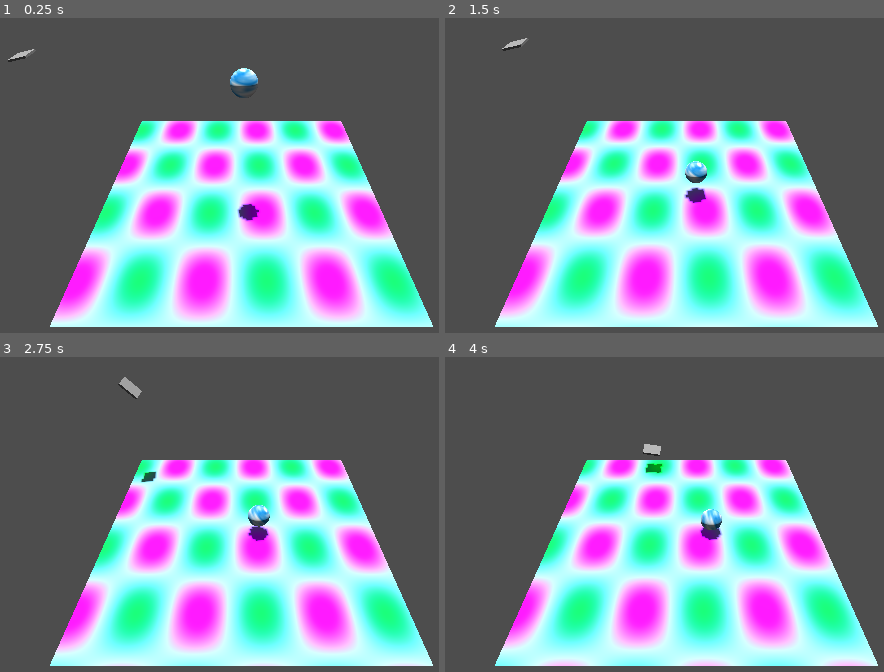
Above: before the commit, frames 1-4 (two rows, left to right).
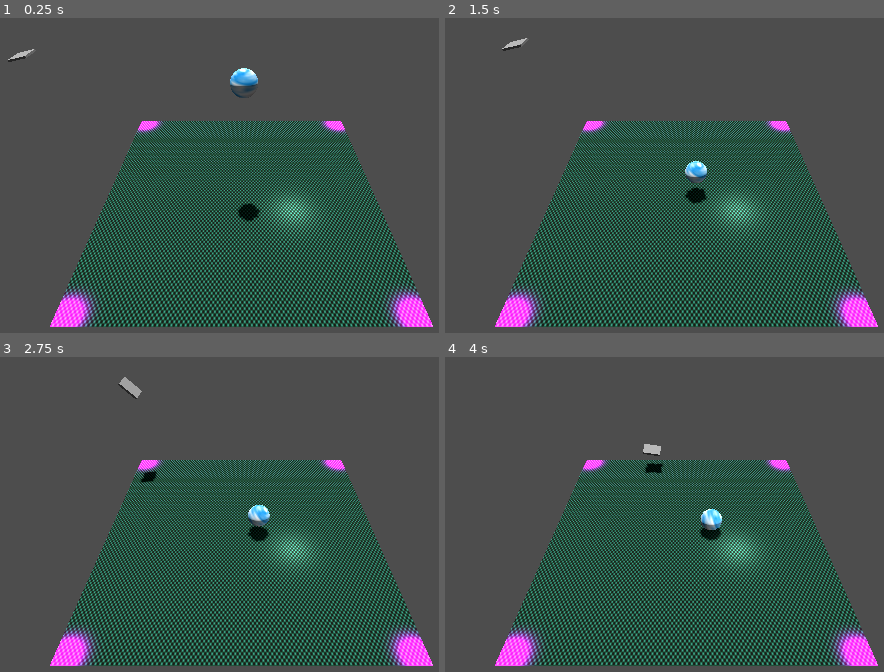
Above: after the commit, the same moments.

Repository: ColtonPhillips/geome
Game: Godot game, scene res://world/test_world.tscn
Two runs of this game, one before a commit and one after it. Both use one fixed random seed, a clock stepped at 60 frames per second and the inputs below.
Inputs:
- Up to frame 1 (0.25 s): no input
- Up to frame 2 (1.5 s): no input
- Up to frame 3 (2.75 s): no input
- Up to frame 4 (4 s): no input

The runs differ from the first frame. In frame 1, 43% of the frame differs, in the area x 11-99%, y 32-99%; in frame 2, 43%; in frame 3, 43%; in frame 4, 43%.

Commit message:
add some lights. kinda raises more questions than it answers.

Diff:
--- a/scene/mesh_floor.tscn
+++ b/scene/mesh_floor.tscn
@@ -11,11 +11,60 @@
 render_priority = 0
 shader = ExtResource("1_wt7fe")
 shader_parameter/time = 0.0
-shader_parameter/frequency = 13.349
-shader_parameter/amplitude = 4.0
+shader_parameter/frequency = 400.0
+shader_parameter/amplitude = 2.0
 
 [node name="MeshFloor" type="MeshInstance3D"]
 transform = Transform3D(6.34597, 0, 0, 0, 1, 0, 0, 0, 6.34597, 0, 0, 0)
 mesh = SubResource("PlaneMesh_ua3d6")
 surface_material_override/0 = SubResource("ShaderMaterial_jgthk")
 script = ExtResource("2_105fs")
+
+[node name="OmniLight3D" type="OmniLight3D" parent="."]
+transform = Transform3D(0.15758, 0, 0, 0, 1, 0, 0, 0, 0.15758, -0.945482, 0.732918, 0.945482)
+light_color = Color(1, 0, 1, 1)
+light_energy = 5.237
+light_indirect_energy = 7.64
+light_volumetric_fog_energy = 7.67
+light_size = 2.34
+light_specular = 2.255
+omni_range = 8.744
+omni_attenuation = 16.0
+
+[node name="OmniLight3D2" type="OmniLight3D" parent="."]
+transform = Transform3D(0.15758, 0, 0, 0, 1, 0, 0, 0, 0.15758, 0.945482, 0.732918, 0.945482)
+light_color = Color(1, 0, 1, 1)
+light_energy = 5.237
+light_indirect_energy = 7.64
+light_volumetric_fog_energy = 7.67
+light_size = 2.34
+light_specular = 2.255
+omni_range = 8.744
+omni_attenuation = 16.0
+
+[node name="OmniLight3D3" type="OmniLight3D" parent="."]
+transform = Transform3D(0.15758, 0, 0, 0, 1, 0, 0, 0, 0.15758, 0.945482, 0.732918, -0.945482)
+light_color = Color(1, 0, 1, 1)
+light_energy = 5.237
+light_indirect_energy = 7.64
+light_volumetric_fog_energy = 7.67
+light_size = 2.34
+light_specular = 2.255
+omni_range = 8.744
+omni_attenuation = 16.0
+
+[node name="OmniLight3D4" type="OmniLight3D" parent="."]
+transform = Transform3D(0.15758, 0, 0, 0, 1, 0, 0, 0, 0.15758, -0.945482, 0.732918, -0.945482)
+light_color = Color(1, 0, 1, 1)
+light_energy = 5.237
+light_indirect_energy = 7.64
+light_volumetric_fog_energy = 7.67
+light_size = 2.34
+light_specular = 2.255
+omni_range = 8.744
+omni_attenuation = 16.0
+
+[node name="OmniLight3D5" type="OmniLight3D" parent="."]
+transform = Transform3D(0.15758, 0, 0, 0, 1, 0, 0, 0, 0.15758, 0.364629, 0.934188, 0.193466)
+omni_range = 16.0
+omni_attenuation = 4.0
--- a/shader/mesh_floor.gdshader
+++ b/shader/mesh_floor.gdshader
@@ -1,8 +1,8 @@
 shader_type spatial;
 
 uniform float time; // For animating the effect
-uniform float frequency : hint_range(0.0, 100.0); // Controls wave frequency
-uniform float amplitude : hint_range(0.0, 100.0); // Intensity of color effect
+uniform float frequency : hint_range(0.0, 1000.0); // Controls wave frequency
+uniform float amplitude : hint_range(0.0, 10.0); // Intensity of color effect
 
 // Noise function based on sine waves for color modulation
 float noise(vec2 uv) {
@@ -17,9 +17,10 @@
     float n = noise(uv) * amplitude;
 
     // Base color with noise variation to simulate depth and movement
-    vec3 base_color = vec3(0.5, 0.5, 0.7); // Adjust base color as needed
-    vec3 color_variation = vec3(0.1 + n * 0.2, 0.5 - n * 0.3, 0.4 + n * 0.2);
+    vec3 base_color = vec3(0.0, 0.1, 0.1); // Adjust base color as needed
+    vec3 color_variation = vec3(0.1 + n * 0.1, 0.2 + n * 0.2, 0.1 + n * 0.2);
+    //vec3 color_variation = vec3(0.0,0.0,0.7);
 
-    ALBEDO = base_color + 0.8 * color_variation; // Combine base color with noise-based color variation
+    ALBEDO = base_color + 0.7 * color_variation; // Combine base color with noise-based color variation
     ALPHA = 1.0; // Fully opaque
 }
